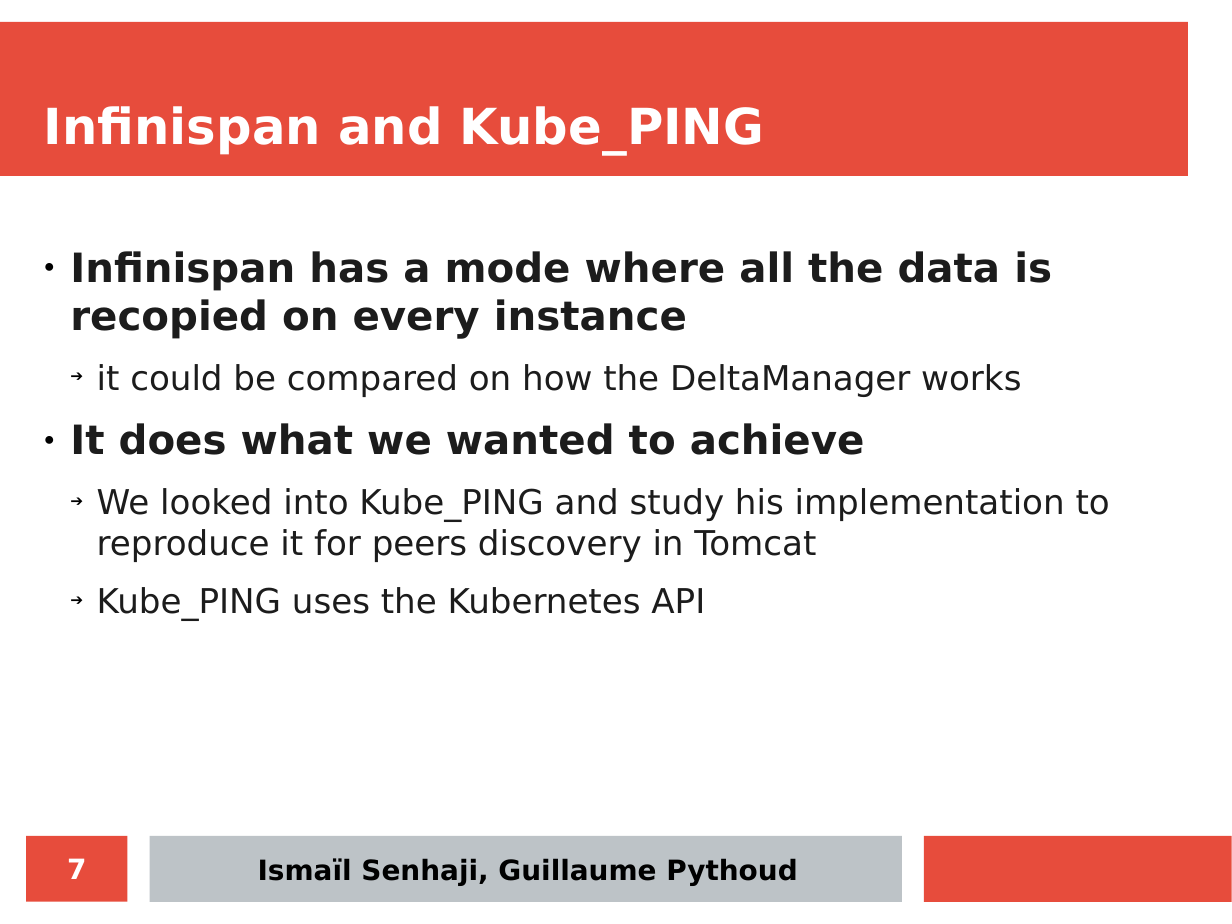
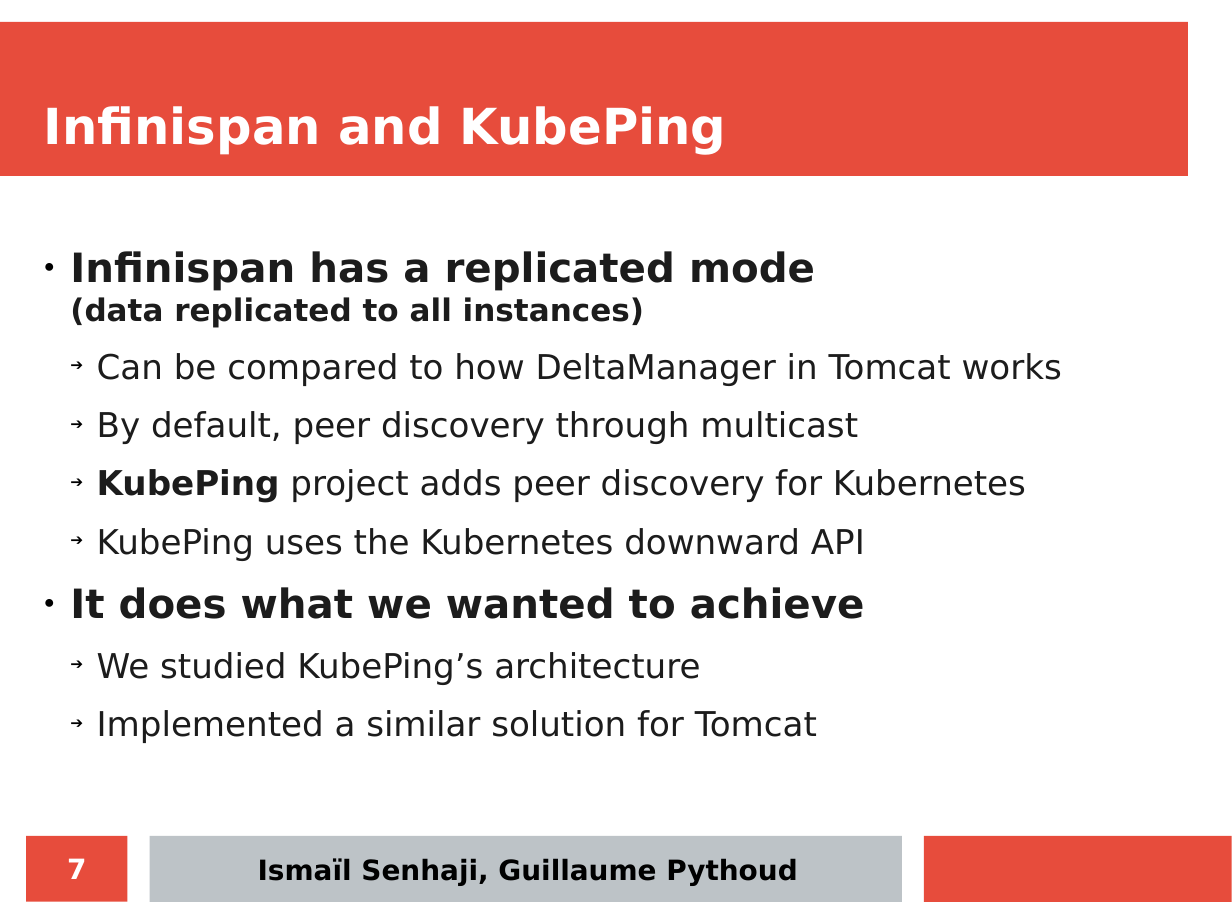
Before and after one commit to iSma/tomcat-in-the-cloud, a slide deck: slide 7 of docs/final-presentation/final_presentation.odp. Drawn at 1232x924 pixels with LibreOffice and Linux fonts; fonts in the diff are those of the drawing. Boxes give left, top, right and bottom in pixels: in the first picture for what was removed or moved away, otherwise in the second. Text is boxed around its words. In the diff, an @@ line names an element or a change of style, - is before the commit and + after.

Commit message:
update final presentation

```diff
--- a/docs/final-presentation/final_presentation.odp
+++ b/docs/final-presentation/final_presentation.odp
@@ title at (44, 106, 726, 155): text changed @@
-Infinispan and Kube_PING
+Infinispan and KubePing
@@ text at (70, 251, 1062, 561): text changed; size 26 to 22 pt; bold off @@
-● Infinispan has a mode where all the data is recopied on every instance
-  ➔ it could be compared on how the DeltaManager works
+● Infinispan has a replicated mode
+  (data replicated to all instances)
+  ➔ Can be compared to how DeltaManager in Tomcat works
+  ➔ By default, peer discovery through multicast
+  ➔ KubePing project adds peer discovery for Kubernetes
+  ➔ KubePing uses the Kubernetes downward API
@@ text at (97, 652, 817, 743): text changed @@
-  ➔ We looked into Kube_PING and study his implementation to reproduce it for peers discovery in Tomcat
-  ➔ Kube_PING uses the Kubernetes API
+  ➔ We studied KubePing’s architecture
+  ➔ Implemented a similar solution for Tomcat
```
Also in this commit, not shown: 5 other slides changed.
